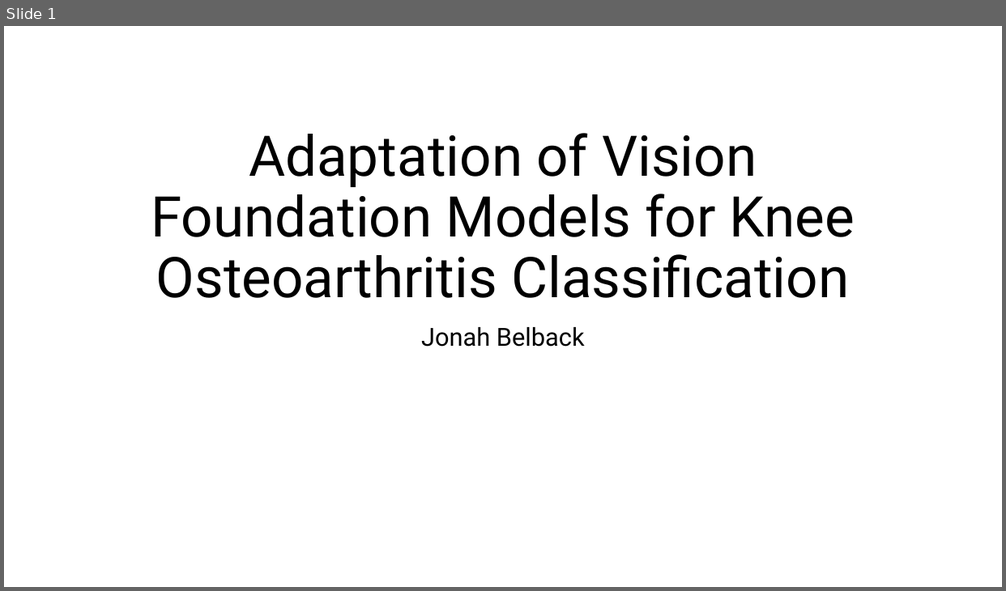
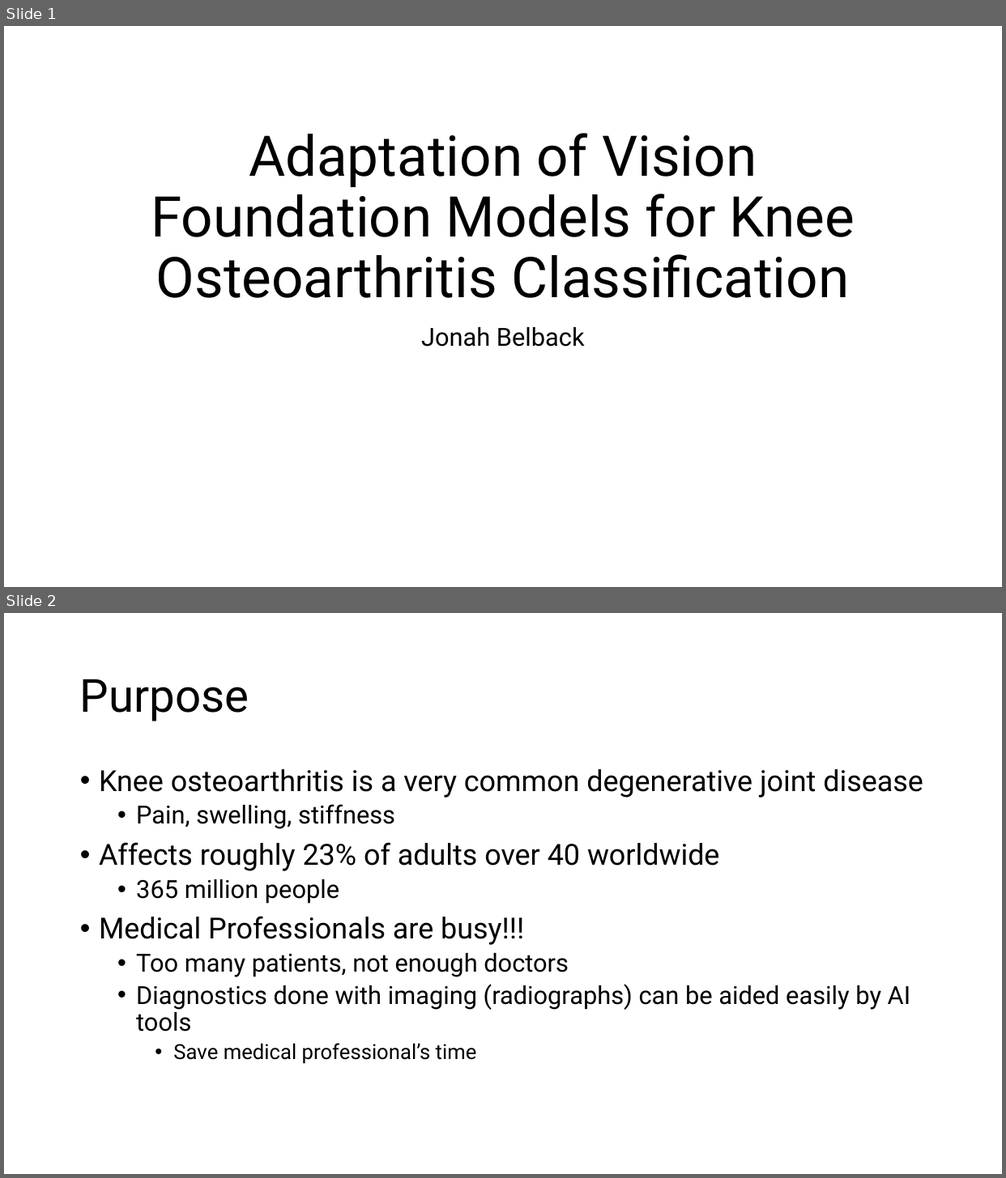
Before and after one commit to turtneck/HI2459-FinalProject-option1, a slide deck: HI2459_finalproject-option1-presentation_jeb382.pptx. Shown one above the other, each under a label of ours: slide 1 before the commit, slides 1 and 2 after it. The pictures are 1006x591 and 1006x1178 pixels, drawn with LibreOffice and Linux fonts; fonts in the diff are those of the drawing. Boxes give left, top, right and bottom in pixels: in the first picture for what was removed or moved away, otherwise in the second. Text is boxed around its words. In the diff, an @@ line names an element or a change of style, - is before the commit and + after.

```diff
--- a/HI2459_finalproject-option1-presentation_jeb382.pptx
+++ b/HI2459_finalproject-option1-presentation_jeb382.pptx
@@ slide 2 added at (4,613,1002,1174), background #FFFFFF @@
@@ title added at (80,679,249,722), 44 pt, text #000000 @@
+Purpose
@@ text added at (99,769,923,1064), 24 pt, text #000000 @@
+• Knee osteoarthritis is a very common degenerative joint disease
+  • Pain, swelling, stiffness
+• Affects roughly 23% of adults over 40 worldwide
+  • 365 million people
+• Medical Professionals are busy!!!
+  • Too many patients, not enough doctors
+  • Diagnostics done with imaging (radiographs) can be aided easily by AI tools
+    • Save medical professional’s time
```
Also in this commit, not shown: 2 slides changed, 4 other slides added, 7 slides removed, 1 other file.
